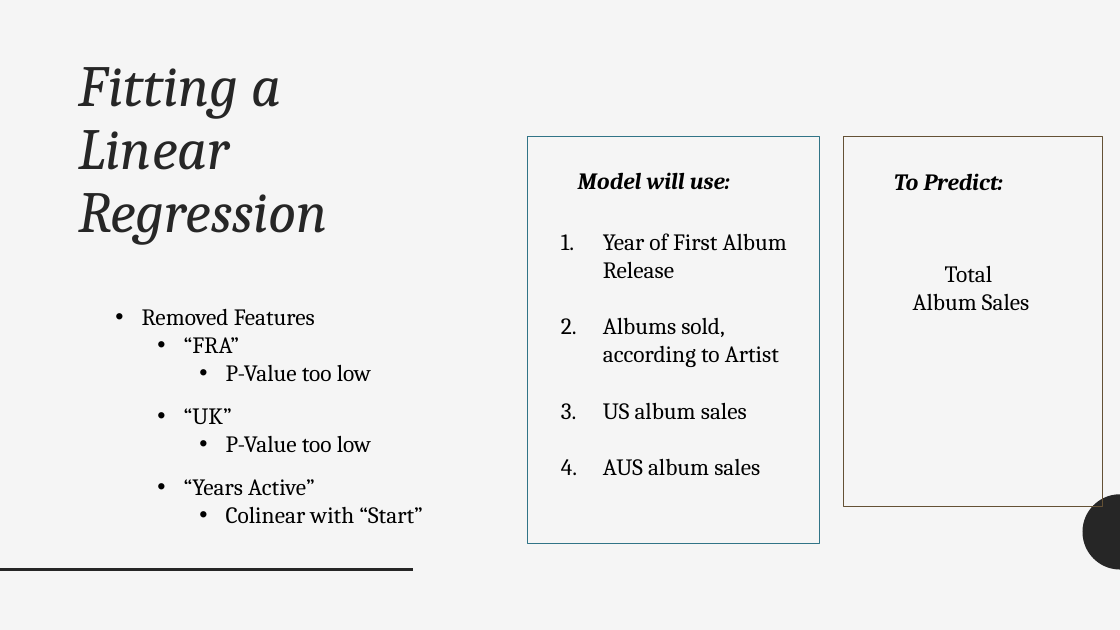
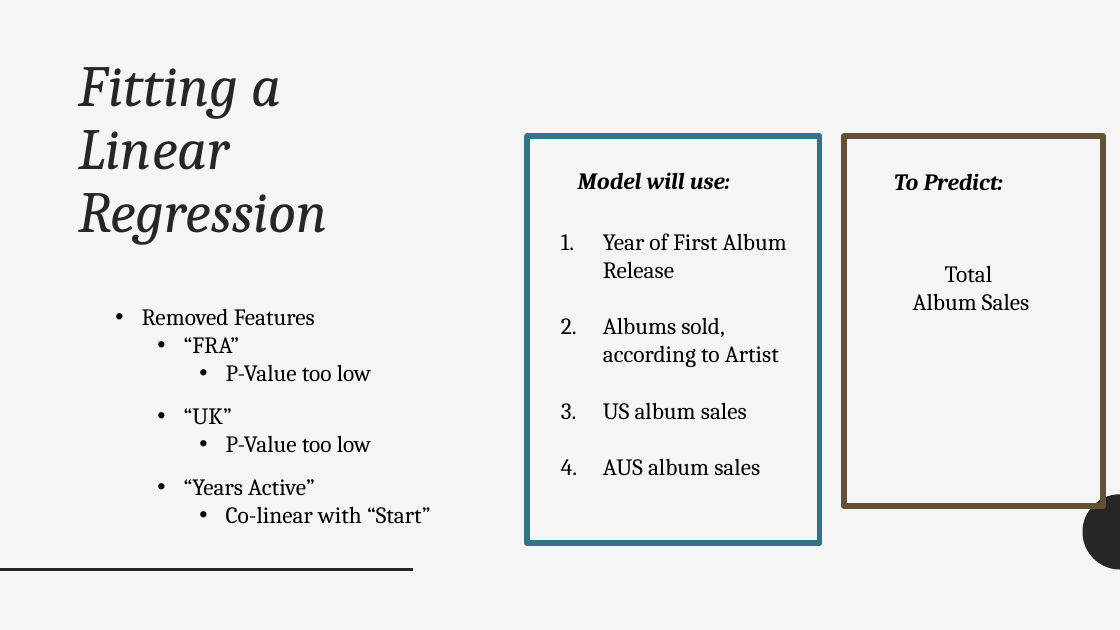
Before and after one commit to kpuryear/Puryear_Metis, a slide deck: slide 9 of Project2/Project2_Powerpoint.pptx. Drawn at 1120x630 pixels with LibreOffice and Linux fonts; fonts in the diff are those of the drawing. Boxes give left, top, right and bottom in pixels: in the first picture for what was removed or moved away, otherwise in the second. Text is boxed around its words. In the diff, an @@ line names an element or a change of style, - is before the commit and + after.

```diff
--- a/Project2/Project2_Powerpoint.pptx
+++ b/Project2/Project2_Powerpoint.pptx
@@ rectangle at (528,136,820,543): outline #327587 1 pt to #327587 5 pt @@
@@ rectangle at (844,136,1103,506): outline #645135 1 pt to #645135 5 pt @@
@@ text at (226,506,430,524): text changed @@
-    • Colinear with “Start”
+    • Co-linear with “Start”
```
Also in this commit, not shown: 1 other slide changed, 5 slides added, 2 slides removed, 3 other files.
